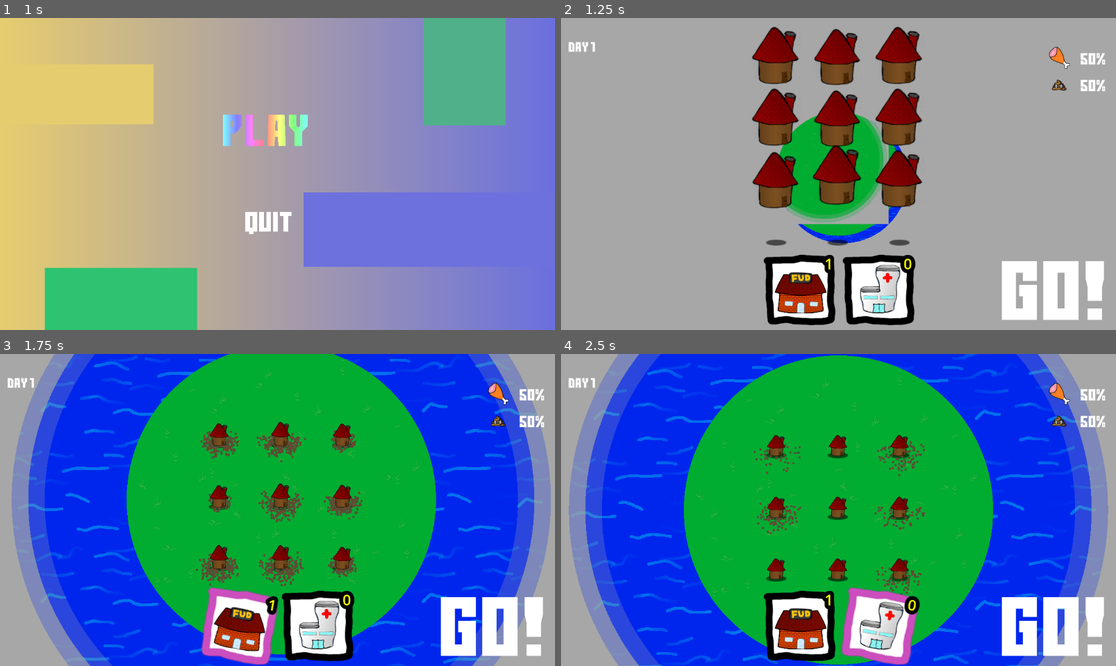
Above: before the commit, frames 1-4 (two rows, left to right).
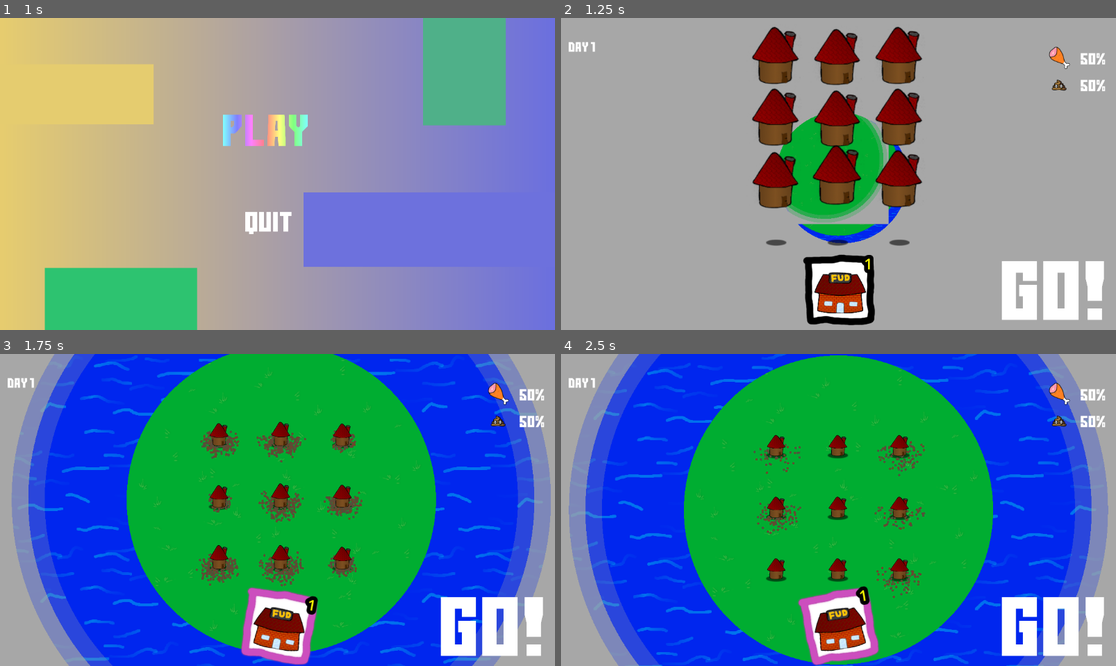
Above: after the commit, the same moments.

Repository: Viggzta/gmtk-jam-2024
Game: Godot game, scene res://main_menu.tscn
Two runs of this game, one before a commit and one after it. Both use one fixed random seed, a clock stepped at 60 frames per second and the inputs below. Sound files missing from this copy of the repository are replaced by a short silence.
Inputs (mouse positions are in pixels of both pictures, inside the frame that each line leads up to):
- Up to frame 1 (1 s): click (271, 130) at 0.5 s
- Up to frame 2 (1.25 s): no input
- Up to frame 3 (1.75 s): click "1" at 1.25 s
- Up to frame 4 (2.5 s): click "0" (after the commit: "1") at 2 s

Frame 1 is identical in both runs. In frame 2, 5.2% of the frame differs, in the area x 36-64%, y 75-99%; in frame 3, 5.8%, in the area x 36-64%, y 74-100%; in frame 4, 5.8%.

Commit message:
win on level 10

Diff:
--- a/src/scenes/levels/the_level.gd
+++ b/src/scenes/levels/the_level.gd
@@ -198,7 +198,7 @@
 		buildable_radius += build_radius_increase_addition
 		dude_amount *= dude_increase_multiply
 		_create_build_spots(buildable_radius)
-		if(Globals.current_day == 1):
+		if(Globals.current_day == 10):
 			$CanvasLayer/WinScreen.show_screen()
 			get_tree().paused = true
 		else:
@@ -245,8 +245,5 @@
 	debug_window.get_child(0).text = text
 
 
-
-
-
 func _on_win_screen_pressed_play_again() -> void:
 	_transition_game_state(globals.GameState.Failure)
--- a/src/scenes/ui/action_button.gd
+++ b/src/scenes/ui/action_button.gd
@@ -24,6 +24,7 @@
 	$BuildingTexture.texture = texture
 	building_type = type
 	_parent_action_bar = action_bar
+	set_level_count(0)
 
 func _process(delta: float) -> void:
 	if _hoover:
